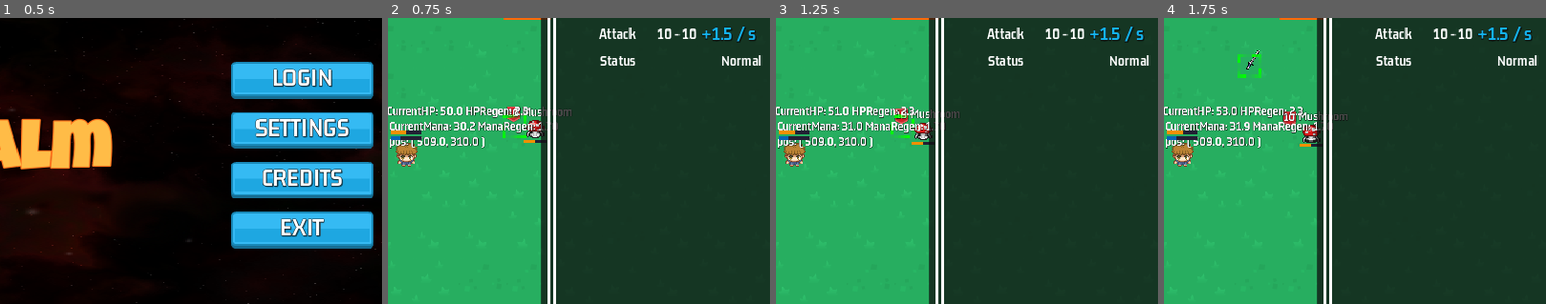
Above: before the commit, frames 1-4 (left to right).
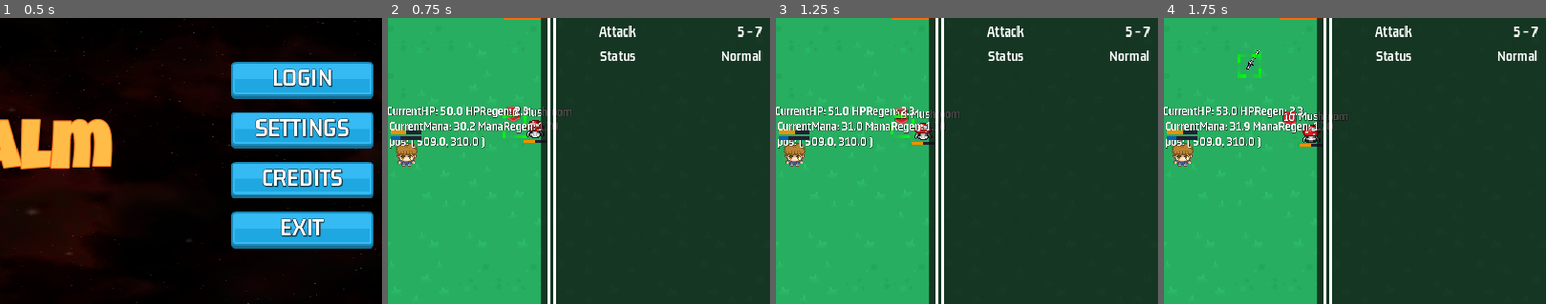
Above: after the commit, the same moments.

Repository: HelloImKevo/GodotGames
Game: Godot game, scene res://main_login/main_login.tscn
Two runs of this game, one before a commit and one after it. Both use one fixed random seed, a clock stepped at 60 frames per second and the inputs below.
Inputs:
- Up to frame 1 (0.5 s): no input
- Up to frame 2 (0.75 s): click "LOGIN" at 0.5 s
- Up to frame 3 (1.25 s): no input
- Up to frame 4 (1.75 s): click "X" at 1.25 s
The pictures show only the part of the screen within x 48-98%, y 26-76%; the shares and areas given below are measured in that part.

Frame 1 is identical in both runs. In frame 2, 1.4% of the frame differs, in the area x 55-98%, y 2-17%; in frame 3, 1.4%; in frame 4, 1.4%.

Commit message:
[Bullet] Enhance the DamageUnit mechanics with min and max attack power

Diff:
--- a/BulletRealm/core/attributes.gd
+++ b/BulletRealm/core/attributes.gd
@@ -24,7 +24,8 @@
 const MAX_MANA: String = "MaxMana"
 const HP_REGEN: String = "HPRegen"
 const MANA_REGEN: String = "ManaRegen"
-const RAW_ATTACK_POWER: String = "RawAttackPower"
+const RAW_ATTACK_MIN: String = "RawAttackMin"
+const RAW_ATTACK_MAX: String = "RawAttackMax"
 
 # -- Utility Stats
 
@@ -55,7 +56,8 @@
 	MAX_MANA: 0.0,
 	HP_REGEN: 0.0,
 	MANA_REGEN: 0.0,
-	RAW_ATTACK_POWER: 10.0,
+	RAW_ATTACK_MIN: 5.0,
+	RAW_ATTACK_MAX: 7.0,
 
 	# Utility Stats
 	RUN_SPEED_MULTIPLIER: 2.0,
@@ -124,8 +126,12 @@
 	return stat(CURSOR_RANGE)
 
 
-func raw_attack_power() -> float:
-	return stat(RAW_ATTACK_POWER)
+func raw_attack_min() -> float:
+	return stat(RAW_ATTACK_MIN)
+
+
+func raw_attack_max() -> float:
+	return stat(RAW_ATTACK_MAX)
 
 
 func attack_delay() -> float:
--- a/BulletRealm/core/damage_unit.gd
+++ b/BulletRealm/core/damage_unit.gd
@@ -7,19 +7,27 @@
 var _owner_level: int
 ## Raw damage output by the source (based on owner's attack power,
 ## equipment, attributes and other factors).
-var _raw_amount: float
+var _raw_amount_min: float
+var _raw_amount_max: float
 ## Type of damage. Physical is the most common. Healing is also considered
 ## a damage unit, to simplify things.
 var _type: Type
 
 
 func _to_string() -> String:
-	return "DamageUnit (%s, %.2f, %s)" % [_owner_level, _raw_amount, _type]
+	return "DamageUnit (%s, %.1f - %.1f, %s)" % [
+			_owner_level, _raw_amount_min, _raw_amount_max, _type]
 
 
-func _init(o_level: int, raw_amt: float, type: Type):
+static func from_attrs(attrs: Attributes, type: Type) -> DamageUnit:
+	return DamageUnit.new(attrs.level(),
+			attrs.raw_attack_min(), attrs.raw_attack_max(), type)
+
+
+func _init(o_level: int, raw_min: float, raw_max: float, type: Type):
 	_owner_level = o_level
-	_raw_amount = raw_amt
+	_raw_amount_min = raw_min
+	_raw_amount_max = raw_max
 	_type = type
 
 
@@ -27,23 +35,21 @@
 	return _owner_level
 
 
-func raw_amount() -> float:
-	return _raw_amount
-
-
 # TODO: Add damage range variance to attacks - slow, powerful attacks, vs
 # quick, weak attacks. Lightning dmg 10 - 250 vs. Fire dmg 50 - 75
 
 ## Note: Damage scaling applies both ways, to players and enemies.
 func scaled_amount(recipient_level: int) -> float:
+	var raw_damage = randf_range(_raw_amount_min, _raw_amount_max)
+
 	if recipient_level <= _owner_level:
-		return _raw_amount
+		return raw_damage
 	else:
 		# ex 1: r_lvl = 10, o_lvl = 2
 		# raw = 500
 		# 2 / 10 = 0.2 * 500 = 100
 		# ex 2: (2 / 3) * 500
-		var scaled: float = (float(_owner_level) / float(recipient_level)) * _raw_amount
+		var scaled: float = (float(_owner_level) / float(recipient_level)) * raw_damage
 		var damage_amount = scaled * _get_difficulty_scale_factor()
 		print("DU = %s -> scaled = %.2f -> damage_amount = %.2f" % [self, scaled, damage_amount])
 		return damage_amount
--- a/BulletRealm/enemies/enemy.gd
+++ b/BulletRealm/enemies/enemy.gd
@@ -130,8 +130,7 @@
 	var start_pos = global_position.direction_to(target_pos).normalized() * 25.0
 	# Move the vector to a point relative to the player's location.
 	start_pos += self.global_position
-	var damage: DamageUnit = DamageUnit.new(attrs.level(),
-			attrs.raw_attack_power(), DamageUnit.Type.PHYSICAL)
+	var damage: DamageUnit = DamageUnit.from_attrs(attrs, DamageUnit.Type.PHYSICAL)
 	bullet.init(start_pos, target_pos, 200.0, 0.9, damage)
 	# Consider playing a quick sound effect.
 	SceneTreeHelper.add_projectile(self, bullet)
--- a/BulletRealm/gui/player_status_panel.gd
+++ b/BulletRealm/gui/player_status_panel.gd
@@ -21,7 +21,7 @@
 	hp_regen_label.text = "+%.1f / s" % attrs.stat(Attributes.HP_REGEN)
 	mana_label.text = "%.0f / %.0f" % [attrs.current_mana(), attrs.stat(Attributes.MAX_MANA)]
 	mana_regen_label.text = "+%.1f / s" % attrs.stat(Attributes.MANA_REGEN)
-	attack_label.text = "%.0f - %.0f" % [attrs.raw_attack_power(), attrs.raw_attack_power()]
+	attack_label.text = "%.0f - %.0f" % [attrs.raw_attack_min(), attrs.raw_attack_max()]
 	if status.is_burning():
 		status_label.text = "Burning"
 	else:
--- a/BulletRealm/gui/player_status_panel.tscn
+++ b/BulletRealm/gui/player_status_panel.tscn
@@ -192,6 +192,7 @@
 horizontal_alignment = 2
 
 [node name="APSLabel" type="Label" parent="PanelContainer/MC/VBoxStack/HB5"]
+visible = false
 layout_mode = 2
 size_flags_horizontal = 3
 size_flags_stretch_ratio = 1.2
@@ -213,7 +214,7 @@
 layout_mode = 2
 size_flags_horizontal = 3
 size_flags_stretch_ratio = 1.2
-text = "5 - 7"
+text = "BURNING"
 horizontal_alignment = 2
 
 [node name="Spacer" type="Control" parent="PanelContainer/MC/VBoxStack"]
--- a/BulletRealm/player/player.gd
+++ b/BulletRealm/player/player.gd
@@ -190,8 +190,7 @@
 	# Move the vector to a point relative to the player's location.
 	start_pos += self.global_position
 	# TODO: Implement proper damage mechanics
-	var damage: DamageUnit = DamageUnit.new(attrs.level(),
-			attrs.raw_attack_power(), DamageUnit.Type.PHYSICAL)
+	var damage: DamageUnit = DamageUnit.from_attrs(attrs, DamageUnit.Type.PHYSICAL)
 	bullet.init(start_pos, cursor.global_position, 300.0, 1.2, damage)
 	# Consider playing a quick sound effect.
 	SceneTreeHelper.add_projectile(self, bullet)
